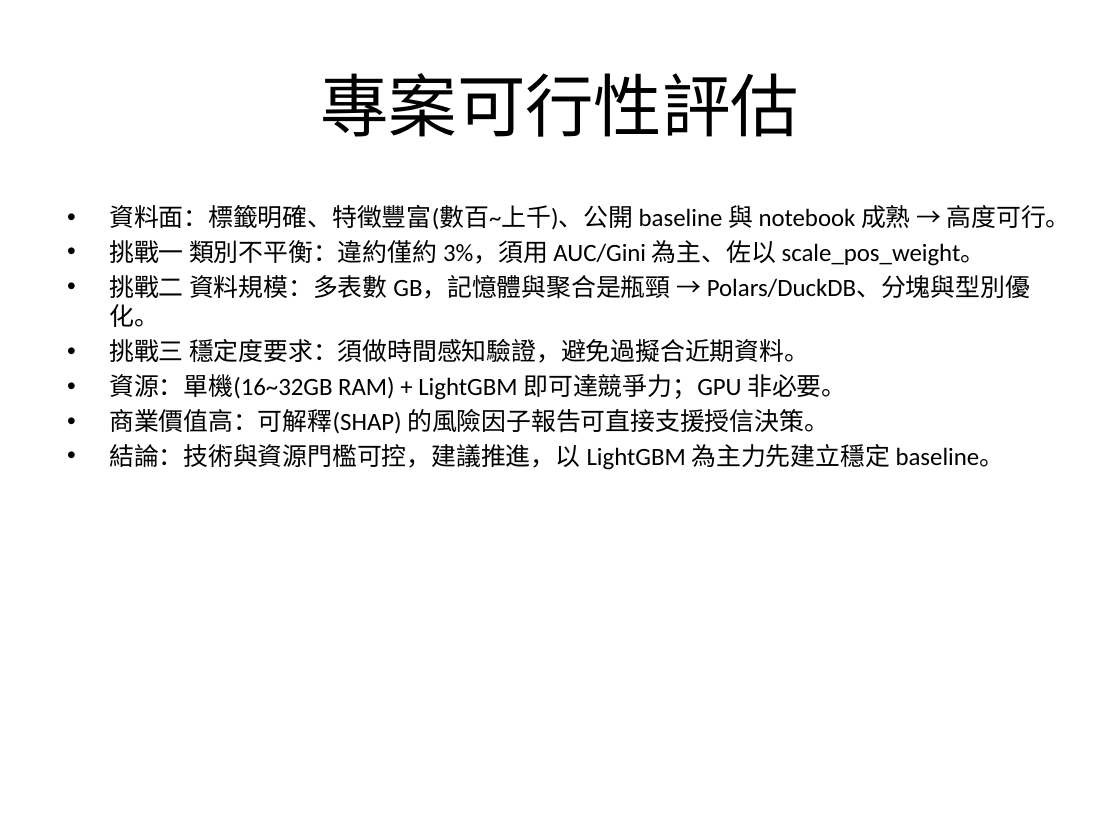
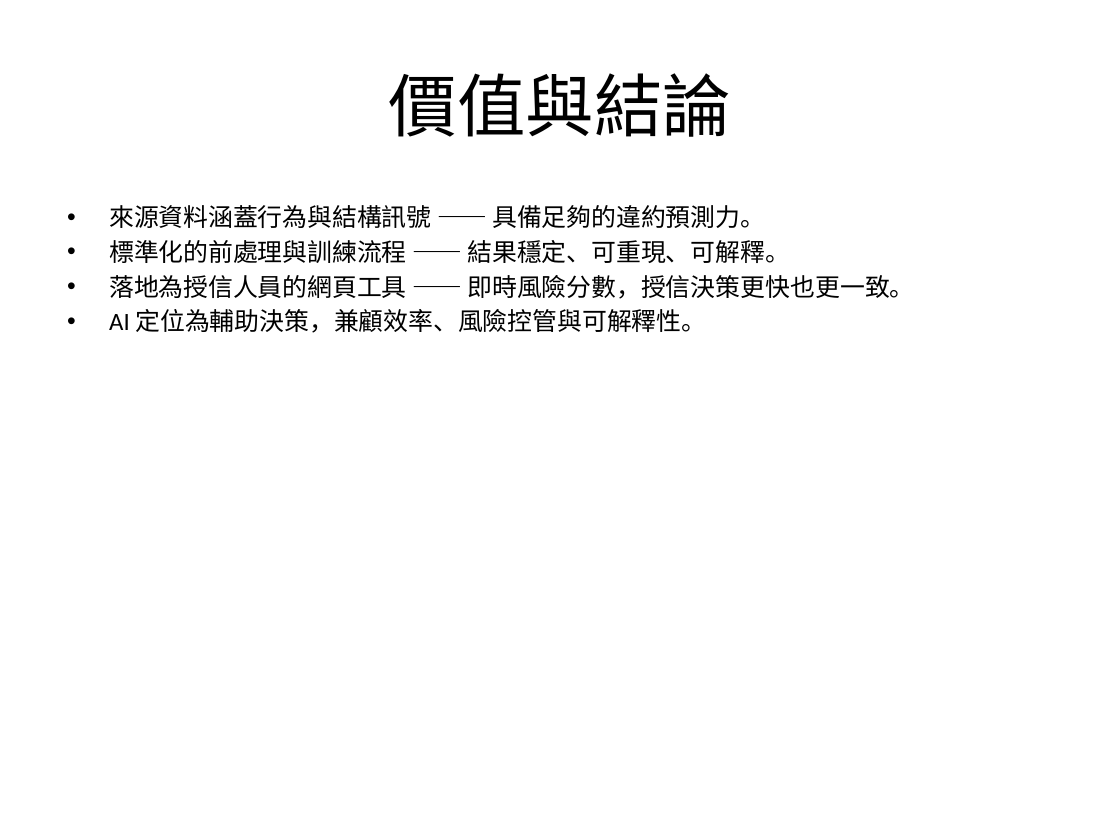
Before and after one commit to JoeMarchi/JoeWebsite, a slide deck: slide 7 of home-credit-slides/home_credit_slides.pptx (slide 6 before the commit). Drawn at 1120x840 pixels with LibreOffice and Linux fonts; fonts in the diff are those of the drawing. Boxes give left, top, right and bottom in pixels: in the first picture for what was removed or moved away, otherwise in the second. Text is boxed around its words. In the diff, an @@ line names an element or a change of style, - is before the commit and + after.

```diff
--- a/home-credit-slides/home_credit_slides.pptx
+++ b/home-credit-slides/home_credit_slides.pptx
@@ title at bbox=[389, 73, 731, 137]: text changed @@
-專案可行性評估
+價值與結論
@@ text at bbox=[109, 205, 914, 333]: text changed @@
-• 資料面：標籤明確、特徵豐富(數百~上千)、公開 baseline 與 notebook 成熟 → 高度可行。
-• 挑戰一 類別不平衡：違約僅約 3%，須用 AUC/Gini 為主、佐以 scale_pos_weight。
-• 挑戰二 資料規模：多表數 GB，記憶體與聚合是瓶頸 → Polars/DuckDB、分塊與型別優化。
-• 挑戰三 穩定度要求：須做時間感知驗證，避免過擬合近期資料。
-• 資源：單機(16~32GB RAM) + LightGBM 即可達競爭力；GPU 非必要。
-• 商業價值高：可解釋(SHAP) 的風險因子報告可直接支援授信決策。
-• 結論：技術與資源門檻可控，建議推進，以 LightGBM 為主力先建立穩定 baseline。
+• 來源資料涵蓋行為與結構訊號 —— 具備足夠的違約預測力。
+• 標準化的前處理與訓練流程 —— 結果穩定、可重現、可解釋。
+• 落地為授信人員的網頁工具 —— 即時風險分數，授信決策更快也更一致。
+• AI 定位為輔助決策，兼顧效率、風險控管與可解釋性。
```
Also in this commit, not shown: 3 other slides changed, 3 slides added, 9 slides removed, 5 other files.
